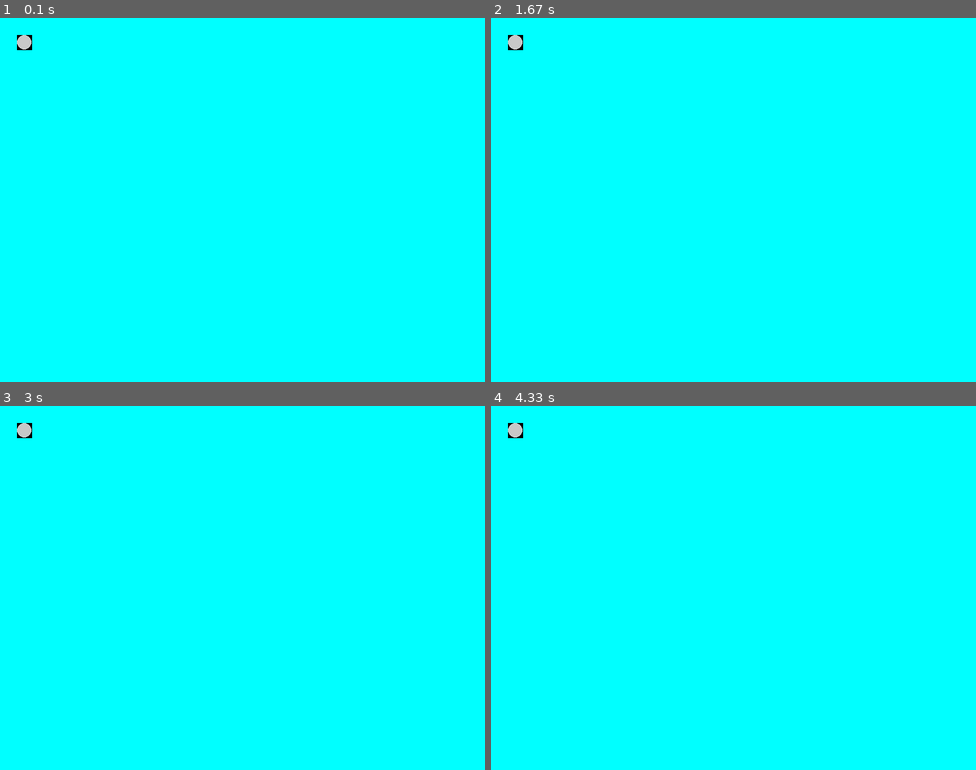
Above: before the commit, frames 1-4 (two rows, left to right).
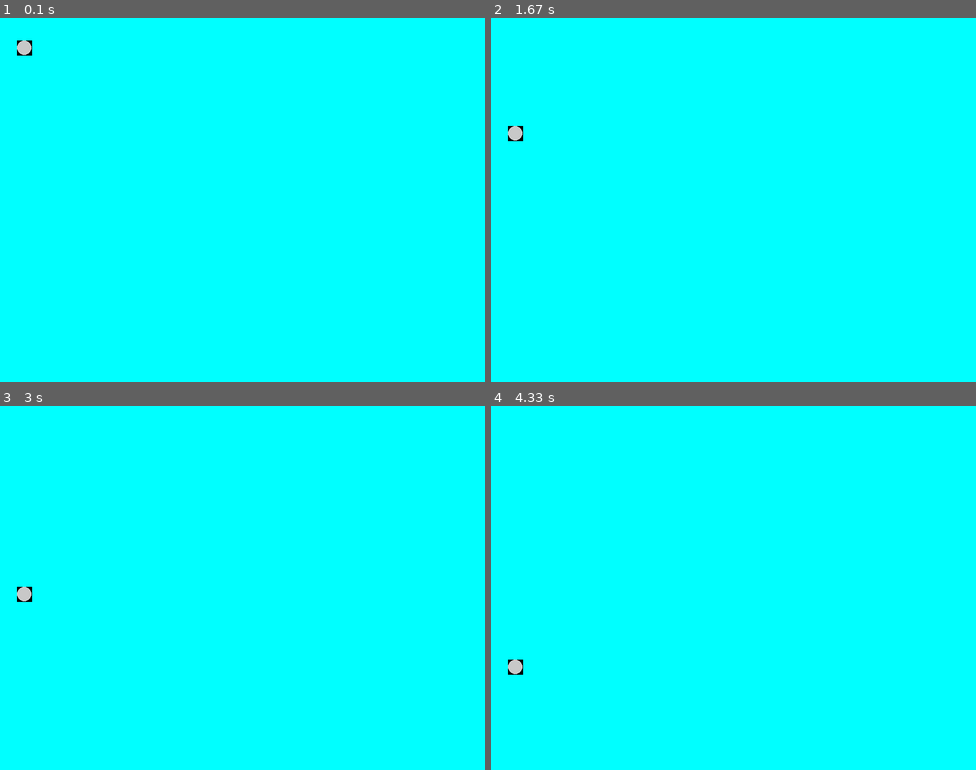
Above: after the commit, the same moments.

Repository: craigmaloney/pygame_2014_mug_code
Game: pygame game, started from main.py
Same seed, same stepped clock (60 frames per second), same inputs: the game is played once before the commit and once after it. The source is Python 2; it was converted automatically to run under Python 3.
Inputs:
- Up to frame 1 (0.1 s): no input
- Up to frame 2 (1.67 s): no input
- Up to frame 3 (3 s): no input
- Up to frame 4 (4.33 s): no input

The runs differ from the first frame. In frame 1, 0.1% of the frame differs, in the area x 3-7%, y 4-11%; in frame 2, 0.3%, in the area x 3-7%, y 4-34%; in frame 3, 0.3%; in frame 4, 0.3%.

Commit message:
Need the display.flip() to draw the background

Diff:
--- a/main.py
+++ b/main.py
@@ -12,9 +12,10 @@
 
 
 class Bomb(pygame.sprite.Sprite):
-    def __init__(self, x, y):
+    def __init__(self, x, y, speed):
         self.x = x
         self.y = y
+        self.speed = speed
         self.bomb_size = 24
         self.half_bomb_size = self.bomb_size / 2
         pygame.sprite.Sprite.__init__(self, self.containers)
@@ -29,8 +30,8 @@
         self.rect.center = (self.x, self.y)
 
     def update(self):
-        print "update"
-        pass
+        self.y += self.speed
+        self.rect.center = (self.x, self.y)
 
 
 def main():
@@ -43,13 +44,14 @@
     background.fill(AQUA)
 
     screen.blit(background, (0, 0))
+    pygame.display.flip()
 
     # Sprites
     all = pygame.sprite.OrderedUpdates()
     bomb = pygame.sprite.Group()
     Bomb.containers = all, bomb
 
-    Bomb(40, 40)
+    Bomb(40, 40,  3)
     # All games are essentially one giant loop
     while True:
         for event in pygame.event.get():
